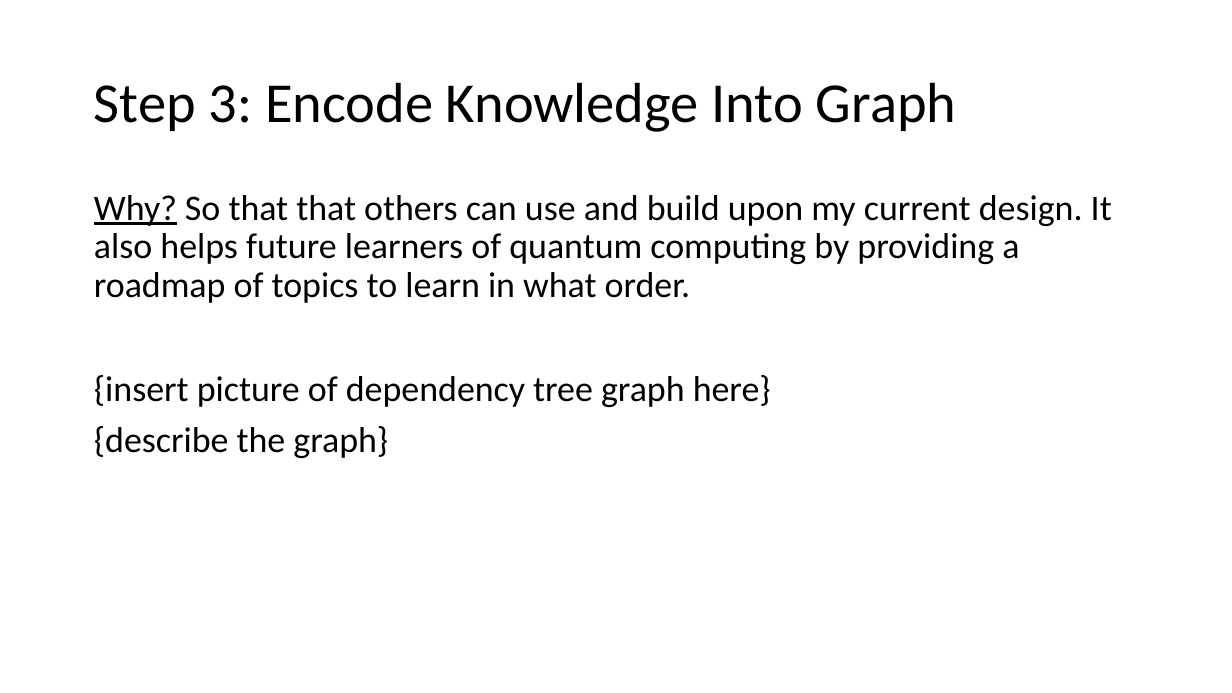
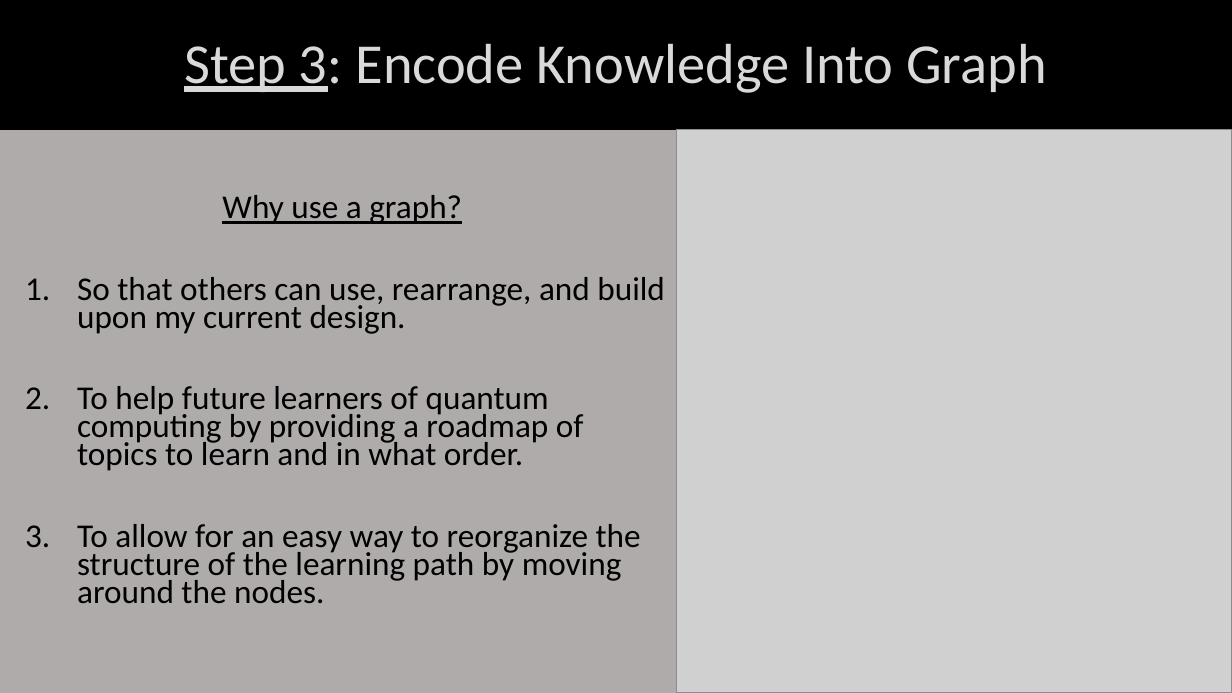
Before and after one commit to NoleStites/STEM-REx, a slide deck: slide 8 of Faculty_Presentation_DRAFT_2.pptx (slide 7 before the commit). Drawn at 1232x693 pixels with LibreOffice and Linux fonts; fonts in the diff are those of the drawing; grey boxes stand for pictures. Boxes give left, top, right and bottom in pixels: in the first picture for what was removed or moved away, otherwise in the second. Text is boxed around its words. In the diff, an @@ line names an element or a change of style, - is before the commit and + after.

```diff
--- a/Faculty_Presentation_DRAFT_2.pptx
+++ b/Faculty_Presentation_DRAFT_2.pptx
@@ background #FFFFFF to #AFABAB @@
@@ rectangle "Step 3: Encode Knowledge Into ...": place and size @@
-rectangle "Step 3: Encode Knowledge Into ..." at [94,82,956,132]
+rectangle "Step 3: Encode Knowledge Into ..." at [0,0,1232,130]
@@ rectangle "Step 3: Encode Knowledge Into ..." at [0,0,1232,130]: text colour #000000 to #D9D9D9; underline on in "Step 3:"; alignment left to centre; fill none to #000000 @@
@@ picture added at [677,130,1232,693] @@
@@ text at [77,195,665,603]: text changed; size 28 to 25.9 pt @@
-Why? So that that others can use and build upon my current design. It also helps future learners of quantum computing by providing a roadmap of topics to learn in what order.
-{insert picture of dependency tree graph here}
-{describe the graph}
+Why use a graph?
+1. So that others can use, rearrange, and build upon my current design.
+2. To help future learners of quantum computing by providing a roadmap of topics to learn and in what order.
+3. To allow for an easy way to reorganize the structure of the learning path by moving around the nodes.
```
Also in this commit, not shown: 8 other slides changed, 1 slide added, 5 other files.
